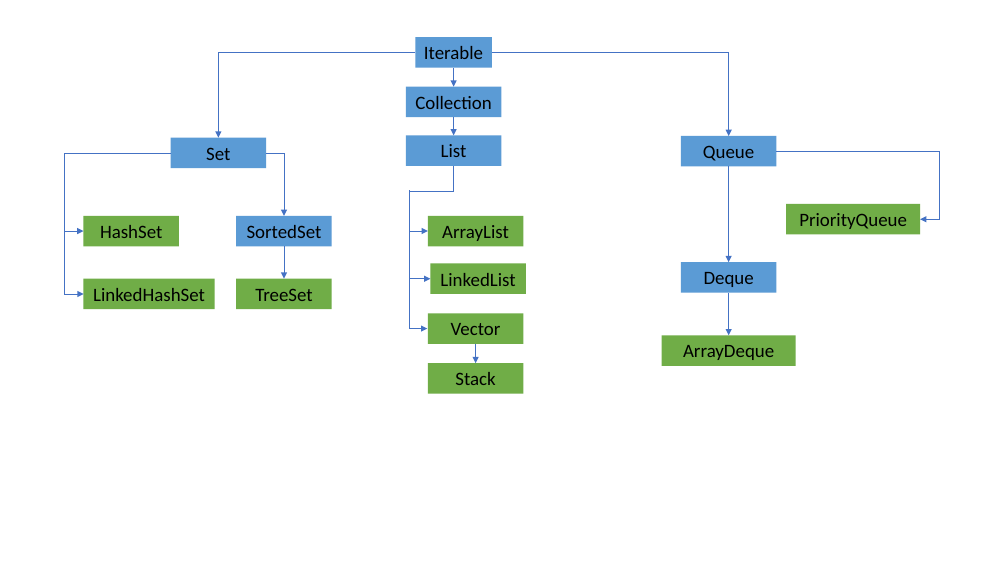
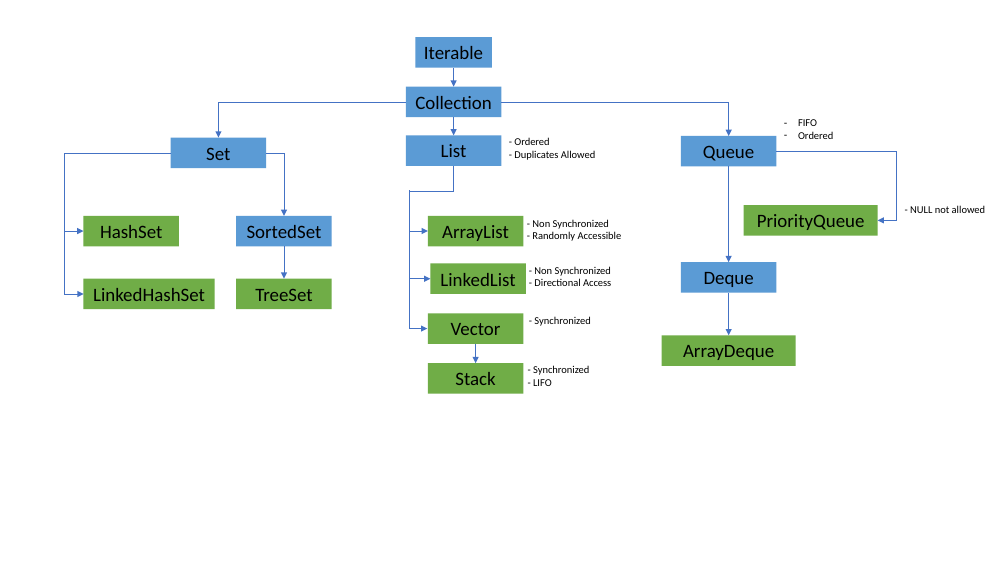
Before and after one commit to animeshudawat/Learning-Material, a slide deck: slide 1 of Java/Collections/Collections Chart.pptx. Drawn at 1008x567 pixels with LibreOffice and Linux fonts; fonts in the diff are those of the drawing. Boxes give left, top, right and bottom in pixels: in the first picture for what was removed or moved away, otherwise in the second. Text is boxed around its words. In the diff, an @@ line names an element or a change of style, - is before the commit and + after.

Commit message:
Enhancing chart

```diff
--- a/Java/Collections/Collections Chart.pptx
+++ b/Java/Collections/Collections Chart.pptx
@@ elbow arrow moved from (415, 53) - (219, 138) to (406, 102) - (219, 138) @@
@@ elbow arrow moved from (492, 53) - (729, 136) to (501, 102) - (729, 136) @@
@@ text added at [798,119,833,139], 10 pt, text #000000 @@
+– FIFO
+– Ordered
@@ text added at [514,137,595,160], 10 pt, text #000000 @@
+- Ordered
+- Duplicates Allowed
@@ elbow arrow moved from (777, 151) - (920, 219) to (777, 151) - (878, 220) @@
@@ rectangle "PriorityQueue": place and size @@
-rectangle "PriorityQueue" at [786,204,920,234]
+rectangle "PriorityQueue" at [744,205,878,235]
@@ text added at [910,205,985,213], 10 pt, text #000000 @@
+- NULL not allowed
@@ text added at [532,219,622,241], 10 pt, text #000000 @@
+- Non Synchronized
+- Randomly Accessible
@@ text added at [534,266,611,286], 10 pt, text #000000 @@
+- Non Synchronized
+- Directional Access
@@ text added at [534,316,590,326], 10 pt, text #000000 @@
+- Synchronized
@@ text added at [533,365,589,386], 10 pt, text #000000 @@
+- Synchronized
+- LIFO
```
